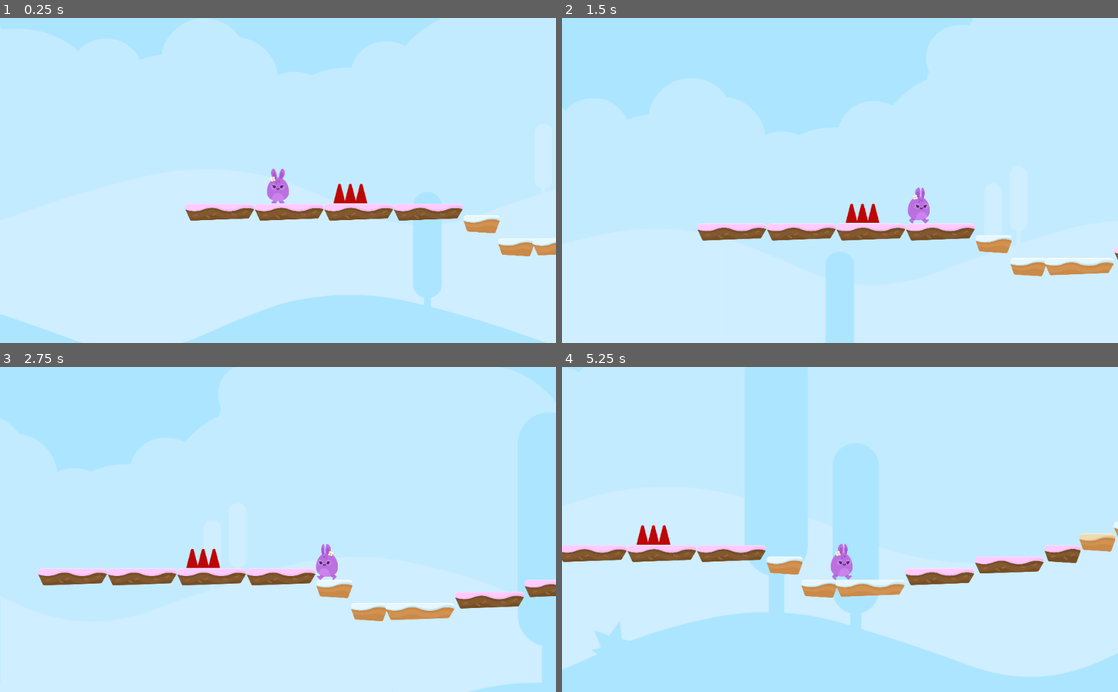
Above: before the commit, frames 1-4 (two rows, left to right).
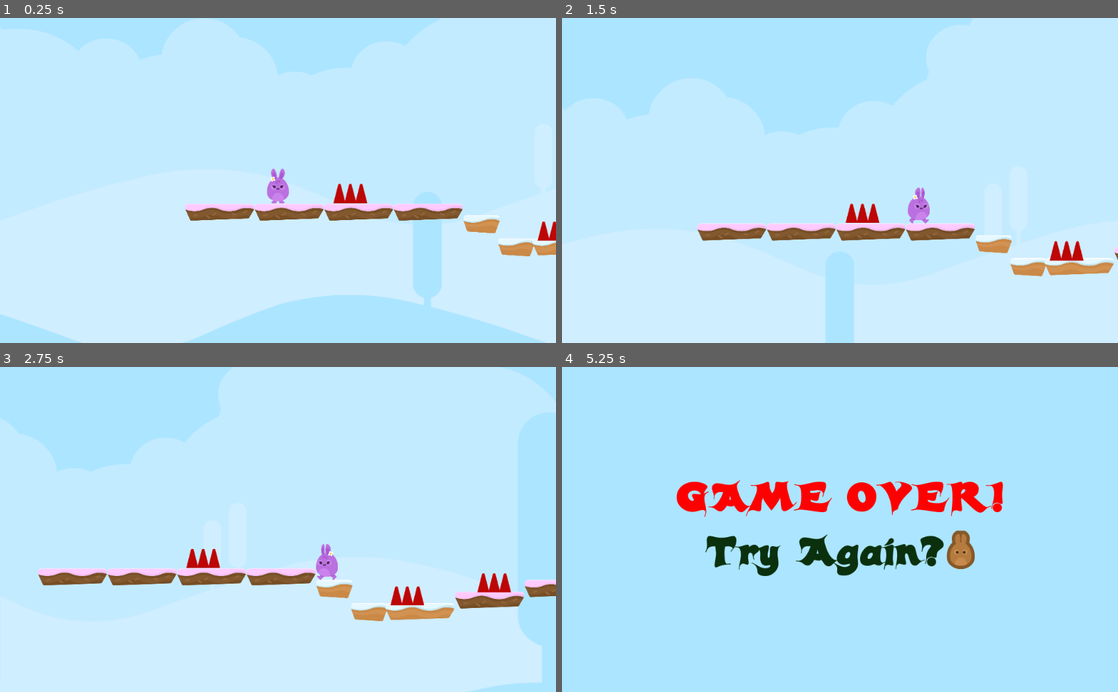
Above: after the commit, the same moments.

Repository: KennedyMungai/SimplePlatformer
Game: Godot game, scene res://Scenes/Levels/Level1.tscn
Two runs of this game, one before a commit and one after it. Both use one fixed random seed, a clock stepped at 60 frames per second and the inputs below.
Inputs:
- Up to frame 1 (0.25 s): no input
- Up to frame 2 (1.5 s): hold D (right) from 0.53 s (still down); tap W (jump) at 0.77 s
- Up to frame 3 (2.75 s): tap W (jump) at 1.52 s; release D (right) at 2.03 s; hold A (left) from 2.03 s (still down)
- Up to frame 4 (5.25 s): release A (left) at 2.78 s; hold D (right) 2.78-4.28 s; tap W (jump) at 3.02, 3.77, 4.52 s; hold A (left) 4.28-5.03 s; hold D (right) from 5.03 s (still down)

The runs differ from the first frame. In frame 1, 0.1% of the frame differs, in the area x 96-100%, y 62-69%; in frame 2, 0.3%; in frame 3, 0.5%; in frame 4, 37%, in the area x 0-100%, y 34-96%.

Commit message:
Added the haxards to an empty node and duplicated them all over the scene

Diff:
--- a/Scenes/Levels/Level1.tscn
+++ b/Scenes/Levels/Level1.tscn
@@ -15,9 +15,26 @@
 format = 1
 tile_data = PoolIntArray( -327601, 6, 0, 46, 6, 0, 52, 6, 0, 58, 6, 0, 89, 6, 0, 65579, 5, 0, 196600, 0, 0, 196606, 0,  …(231 unchanged characters)…
 
-[node name="Hazards" parent="." instance=ExtResource( 3 )]
-position = Vector2( 400, 72 )
-
 [node name="BGM" type="AudioStreamPlayer" parent="."]
 stream = ExtResource( 4 )
 autoplay = true
+
+[node name="Hazards" type="Node" parent="."]
+
+[node name="Hazards" parent="Hazards" instance=ExtResource( 3 )]
+position = Vector2( 400, 72 )
+
+[node name="Hazards2" parent="Hazards" instance=ExtResource( 3 )]
+position = Vector2( 1528, 280 )
+
+[node name="Hazards3" parent="Hazards" instance=ExtResource( 3 )]
+position = Vector2( 2008, 208 )
+
+[node name="Hazards4" parent="Hazards" instance=ExtResource( 3 )]
+position = Vector2( 3152, -56 )
+
+[node name="Hazards5" parent="Hazards" instance=ExtResource( 3 )]
+position = Vector2( 3888, -56 )
+
+[node name="Hazards6" parent="Hazards" instance=ExtResource( 3 )]
+position = Vector2( 5416, 200 )
